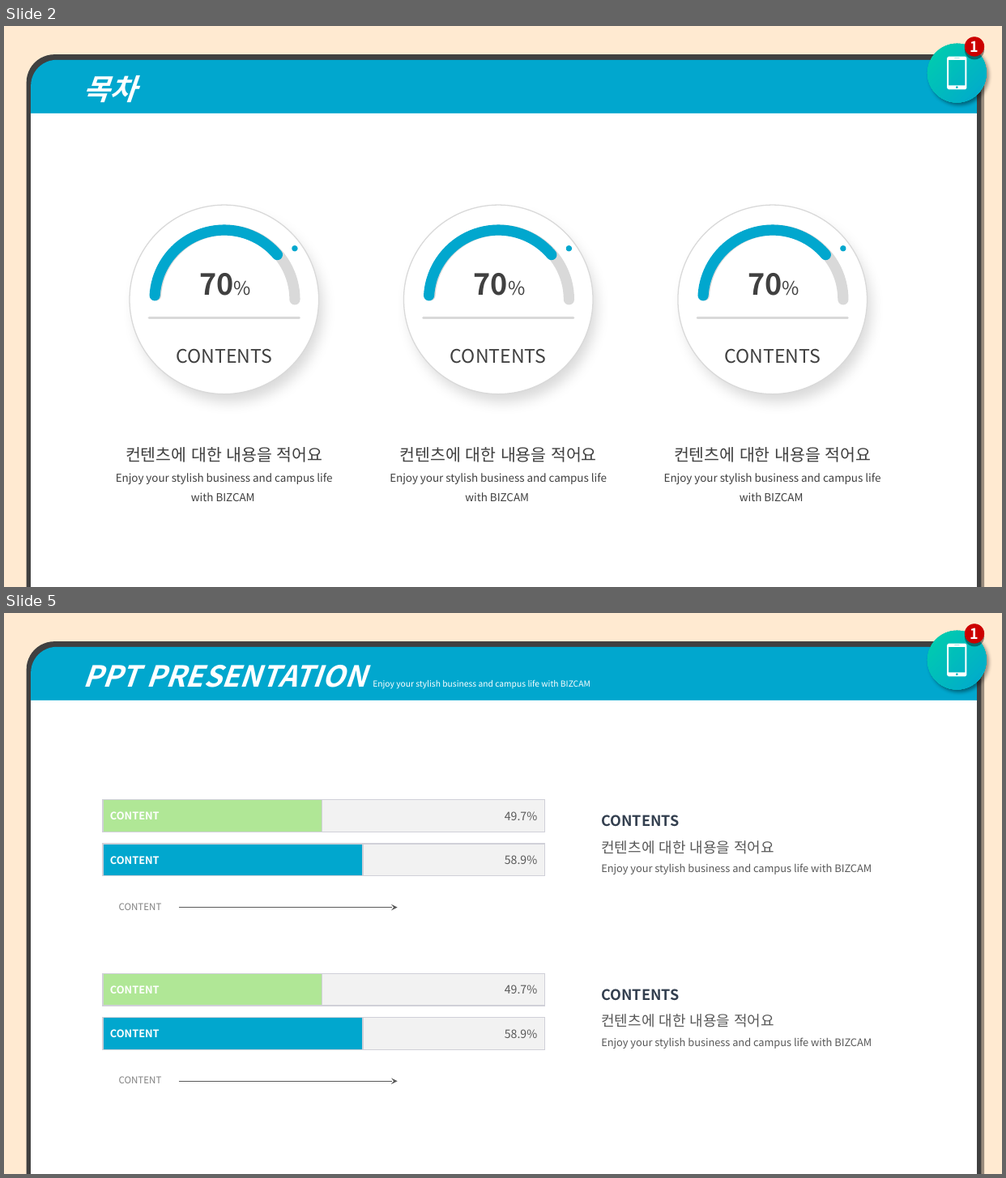
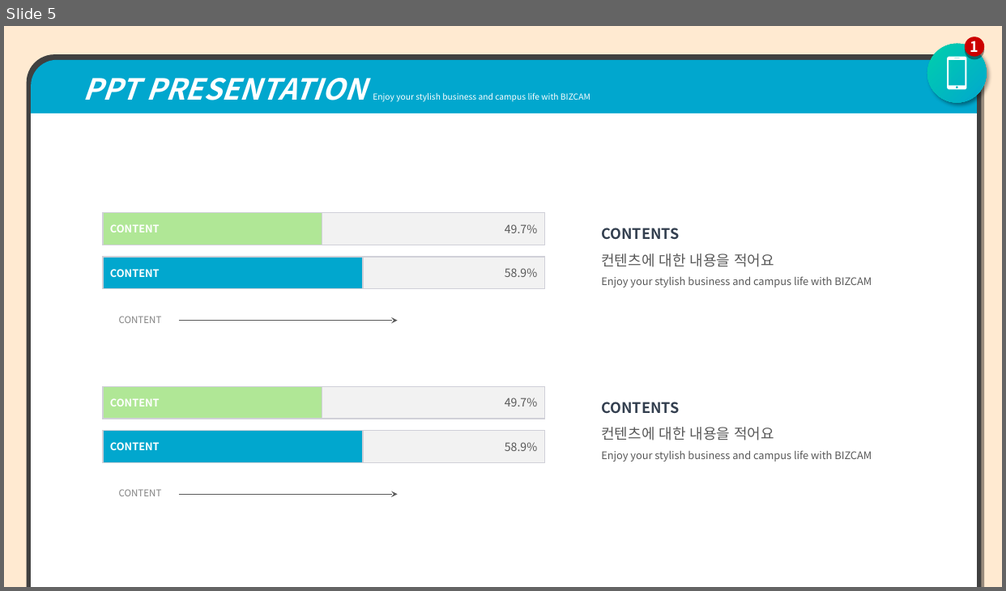
Before and after one commit to jangho1016/2022_1_CapstoneDesign, a slide deck: Final Assignments/파라노이드 팀 발표용 PPT.pptx. Shown one above the other, each under a label of ours: slides 2 and 5 before the commit, slide 5 after it; the slides between them are not shown. The pictures are 1006x1178 and 1006x591 pixels, drawn with LibreOffice and Linux fonts; fonts in the diff are those of the drawing. Boxes give left, top, right and bottom in pixels: in the first picture for what was removed or moved away, otherwise in the second. Text is boxed around its words. In the diff, an @@ line names an element or a change of style, - is before the commit and + after.

```diff
--- a/Final Assignments/파라노이드 팀 발표용 PPT.pptx
+++ b/Final Assignments/파라노이드 팀 발표용 PPT.pptx
@@ slide 2 removed at bbox=[4, 26, 1002, 587], background #FFEAD1 @@
@@ ellipse removed at bbox=[928, 44, 987, 103] @@
@@ ellipse removed at bbox=[965, 37, 984, 56] @@
-1
@@ round same rect removed at bbox=[27, 54, 982, 587] @@
@@ round same rect removed at bbox=[31, 60, 978, 587] @@
-  목차
@@ freeform shape removed at bbox=[948, 57, 967, 90] @@
@@ rectangle removed at bbox=[31, 113, 978, 587] @@
@@ ellipse removed at bbox=[130, 205, 319, 395] @@
@@ ellipse removed at bbox=[404, 205, 593, 395] @@
@@ ellipse removed at bbox=[678, 205, 867, 395] @@
@@ arc (boxed as its full ellipse) removed at bbox=[155, 230, 294, 369] @@
@@ arc (boxed as its full ellipse) removed at bbox=[156, 230, 296, 369] @@
@@ arc (boxed as its full ellipse) removed at bbox=[429, 230, 569, 369] @@
@@ arc (boxed as its full ellipse) removed at bbox=[430, 230, 569, 369] @@
@@ arc (boxed as its full ellipse) removed at bbox=[703, 230, 842, 369] @@
@@ arc (boxed as its full ellipse) removed at bbox=[704, 230, 843, 369] @@
@@ ellipse removed at bbox=[292, 246, 298, 251] @@
@@ ellipse removed at bbox=[566, 246, 572, 251] @@
@@ ellipse removed at bbox=[840, 246, 846, 251] @@
@@ text removed at bbox=[199, 273, 233, 296] @@
-70%
@@ text removed at bbox=[474, 273, 508, 296] @@
-70%
@@ text removed at bbox=[748, 273, 782, 296] @@
-70%
@@ line removed from (149, 318) to (300, 318) @@
@@ line removed from (424, 318) to (573, 318) @@
@@ line removed from (697, 318) to (848, 318) @@
@@ text removed at bbox=[116, 349, 332, 501] @@
-CONTENTS
-컨텐츠에 대한 내용을 적어요
-Enjoy your stylish business and campus life with BIZCAM
@@ text removed at bbox=[390, 349, 607, 501] @@
-CONTENTS
-컨텐츠에 대한 내용을 적어요
-Enjoy your stylish business and campus life with BIZCAM
@@ text removed at bbox=[664, 349, 880, 501] @@
-CONTENTS
-컨텐츠에 대한 내용을 적어요
-Enjoy your stylish business and campus life with BIZCAM
```
Also in this commit, not shown: 2 slides changed, 2 slides added, 1 other slide removed, 2 other files.
